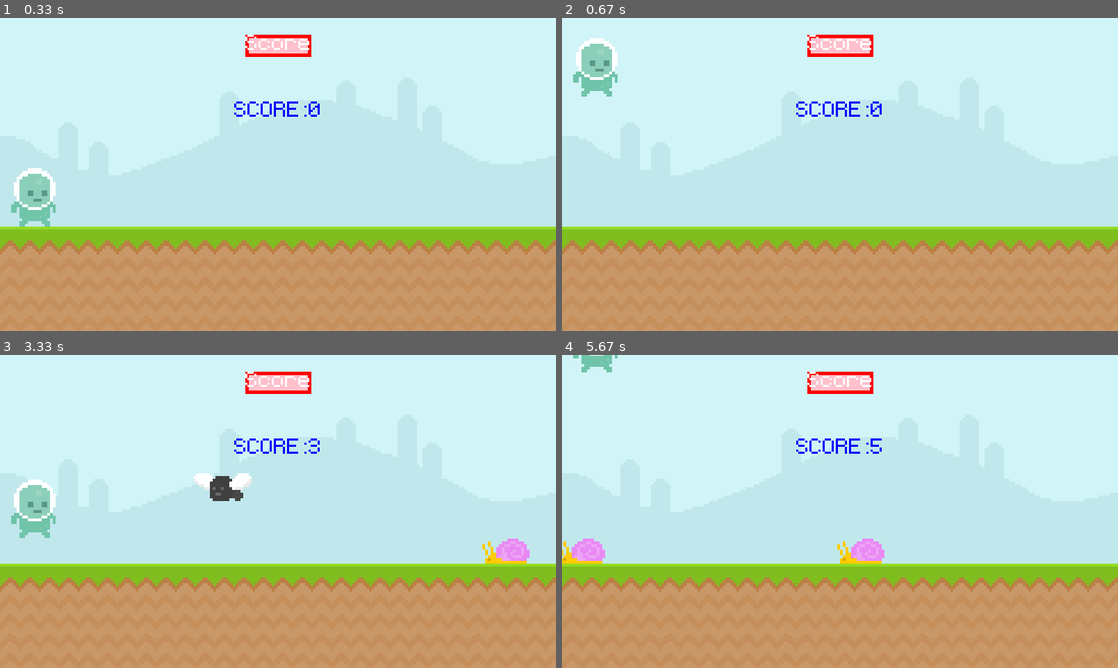
Above: before the commit, frames 1-4 (two rows, left to right).
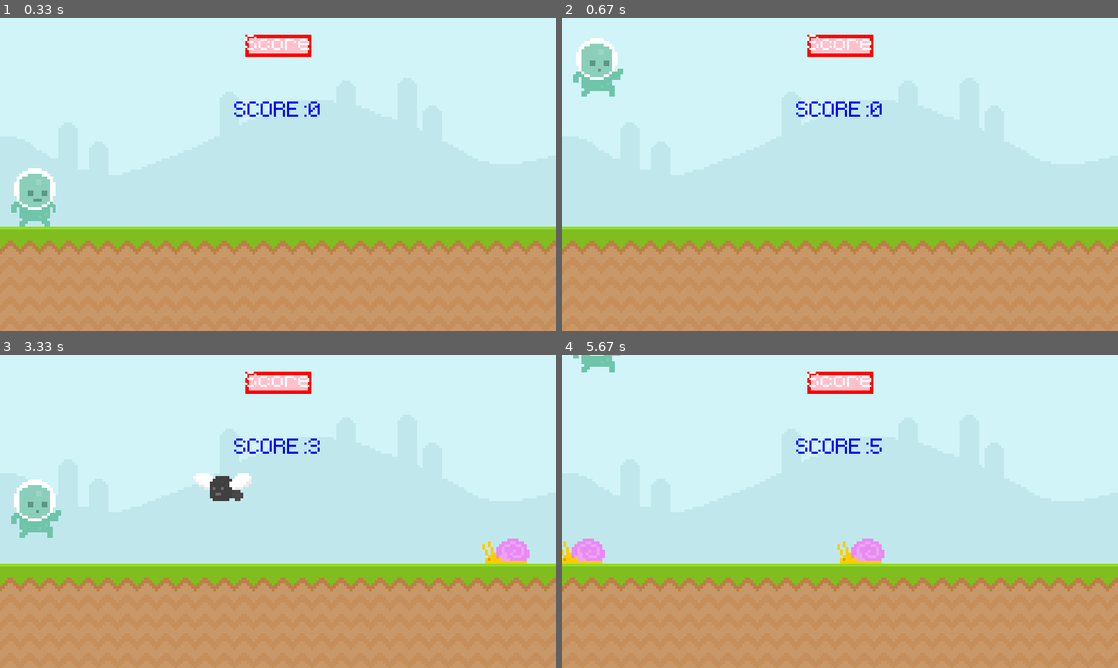
Above: after the commit, the same moments.

Repository: roshanba/pygamebasic
Game: pygame game, started from main.py
Same seed, same stepped clock (60 frames per second), same inputs: the game is played once before the commit and once after it.
Inputs (mouse positions are in pixels of both pictures, inside the frame that each line leads up to):
- Up to frame 1 (0.33 s): no input
- Up to frame 2 (0.67 s): click (595, 196) at 0.38 s
- Up to frame 3 (3.33 s): tap Space at 0.67, 1.07, 1.37, 1.9, 2.2, 3.3 s; click (261, 458) at 2.95 s
- Up to frame 4 (5.67 s): tap Space at 3.63, 3.93, 4.47, 4.77 s; click (862, 498) at 5.52 s

Frame 1 is identical in both runs. In frame 2, less than 0.1% of the frame differs, in the area x 6-11%, y 16-26%; in frame 3, less than 0.1%; in frame 4, less than 0.1%.

Commit message:
player animation ready

Diff:
--- a/main.py
+++ b/main.py
@@ -64,6 +64,19 @@
                 return False
     return True
 
+def playerAnimation():
+    global player_surf,playerIndex
+
+    if (player_rect.bottom <300):
+        player_surf=playerJump
+    else:
+        playerIndex+=0.1
+        if playerIndex>=len(playerWalk):playerIndex=0
+        player_surf=playerWalk[int(playerIndex)]
+
+
+    #display the jump surface of player is not on floor
+
 
 pygame.init()
 clock=pygame.time.Clock()
@@ -90,7 +103,13 @@
 flySurf=pygame.image.load('graphics/fly/fly1.png').convert_alpha()
 
 
-player_surf=pygame.image.load('graphics/player/player_walk_1.png').convert_alpha()
+playerWalk1=pygame.image.load('graphics/player/player_walk_1.png').convert_alpha()
+playerWalk2=pygame.image.load('graphics/player/player_walk_2.png').convert_alpha()
+playerWalk=[playerWalk1,playerWalk2]
+playerIndex=0
+playerJump=pygame.image.load('graphics/player/jump.png').convert_alpha()
+
+player_surf=playerWalk[playerIndex]
 player_rect=player_surf.get_rect(bottomright=(80,300))
 
 obstacleRectList=[]
@@ -147,7 +166,7 @@
         player_rect.y=player_rect.y+player_gravity
         if player_rect.bottom>=300:
             player_rect.bottom=300
-
+        playerAnimation()
         screen.blit(player_surf,player_rect)
 
         #Obstacle movement
